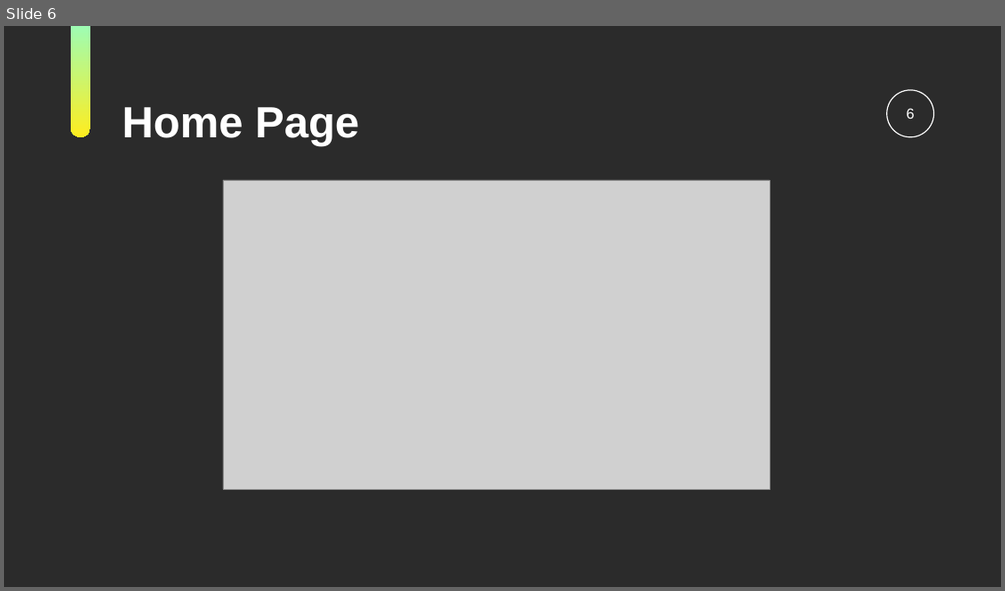
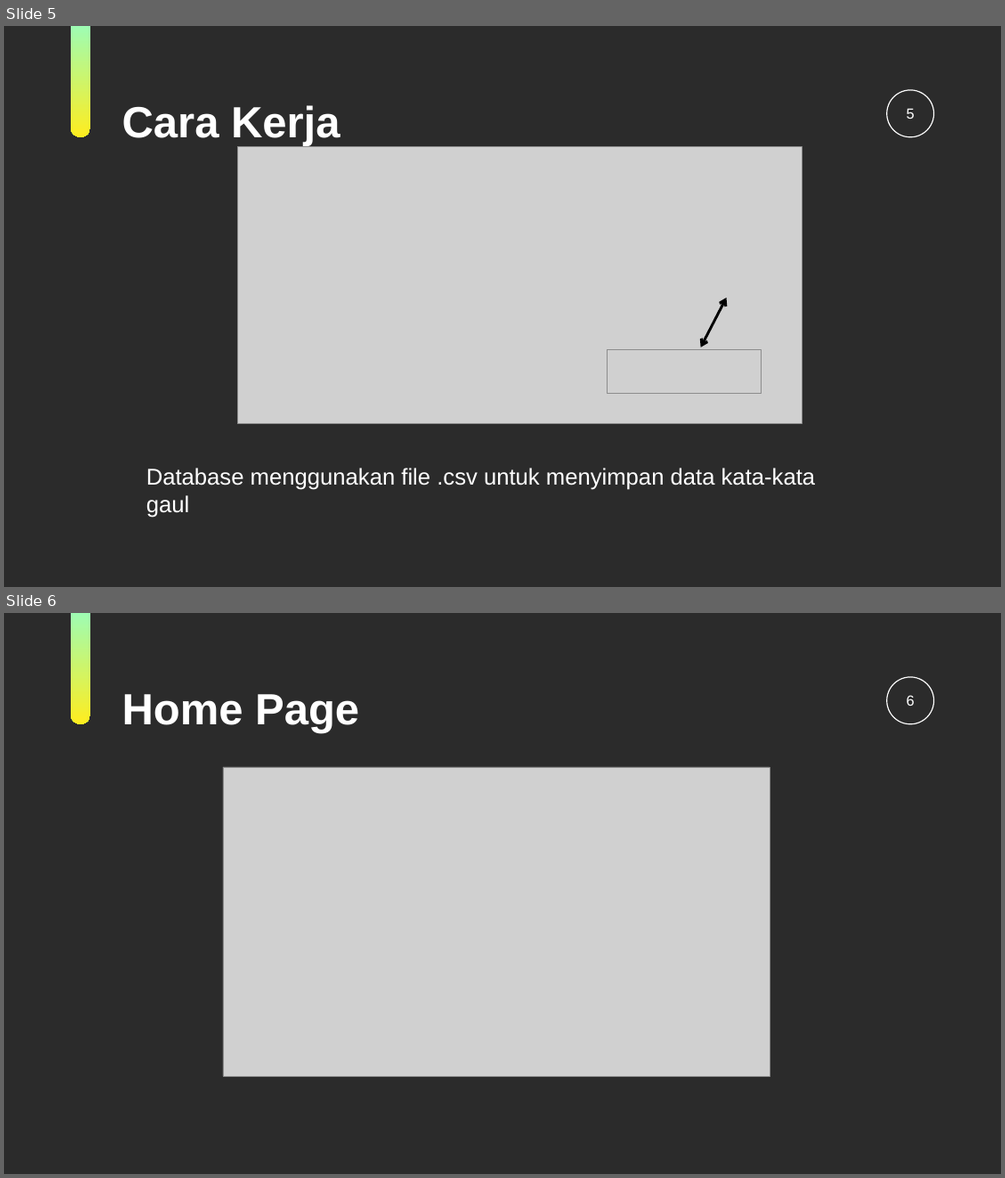
Before and after one commit to Jrhero14/FINALPROJECT-StrukturData, a slide deck: KamusGaul-Strukdat.ppt. Shown one above the other, each under a label of ours: slide 6 before the commit, slides 5 and 6 after it. The pictures are 1005x591 and 1005x1178 pixels, drawn with LibreOffice and Linux fonts; fonts in the diff are those of the drawing; grey boxes stand for pictures; background and template pictures are left out; a plain dark background stands for a picture behind light text. Boxes give left, top, right and bottom in pixels: in the first picture for what was removed or moved away, otherwise in the second. Text is boxed around its words. In the diff, an @@ line names an element or a change of style, - is before the commit and + after.

```diff
--- a/KamusGaul-Strukdat.ppt
+++ b/KamusGaul-Strukdat.ppt
@@ slide 5 added at [4, 26, 1001, 587], background picture (left out); not listed: 2 template elements that a slide beside it also shows @@
@@ title added at [122, 105, 340, 146], 84 pt, text #FFFFFF, bold @@
+Cara Kerja
@@ page number added at [906, 108, 914, 119], 28 pt, text #FFFFFF @@
+5
@@ picture added at [238, 147, 802, 424] @@
@@ double arrow added from (701, 347) to (727, 297), #000000 4.99 pt @@
@@ picture added at [607, 349, 761, 394] @@
@@ text added at [146, 467, 816, 490], 44 pt, text #FFFFFF @@
+Database menggunakan file .csv untuk menyimpan data kata-kata gaul
```
Also in this commit, not shown: 5 slides changed, 4 other slides added, 2 slides removed.
